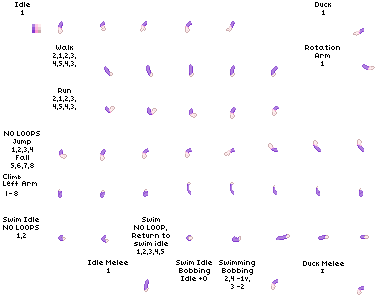
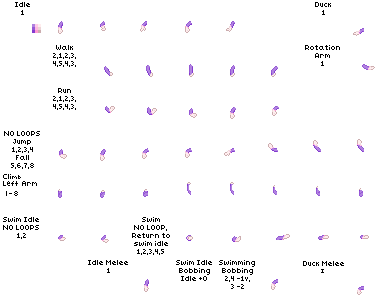
Revision of a layered (387, 301) image; what changed, layer by layer:
painted on "lining" over [59, 235, 364, 287]
painted on "sock" over [59, 234, 365, 290]
